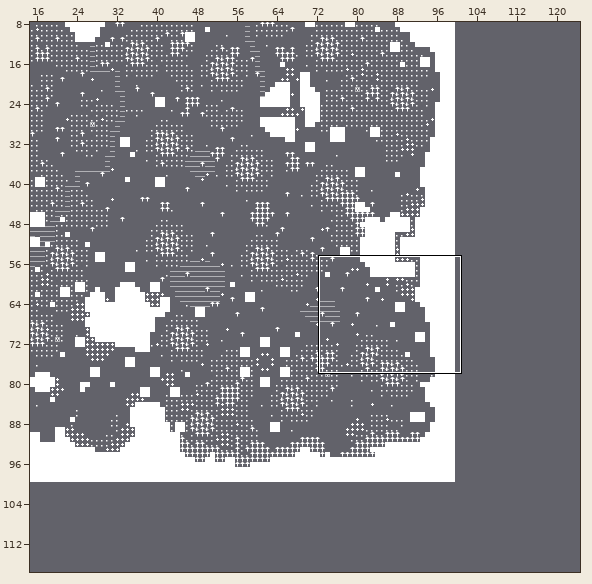
Two states of a Tiled map, raw/map.tmx. The picture above shows the old version from afar; the outline marks the close-up.
Close-up. Before the commit:
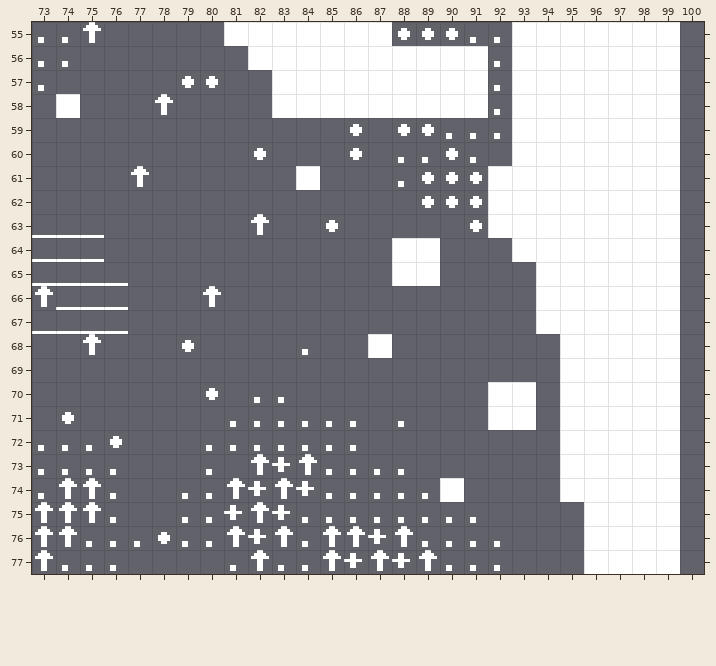
Cells are 8x8 px. Shown: x 73..100, y 55..77. The commit also changed other parts of the map, which this record leaves out. The old version is drawn lined up with the new one.
After:
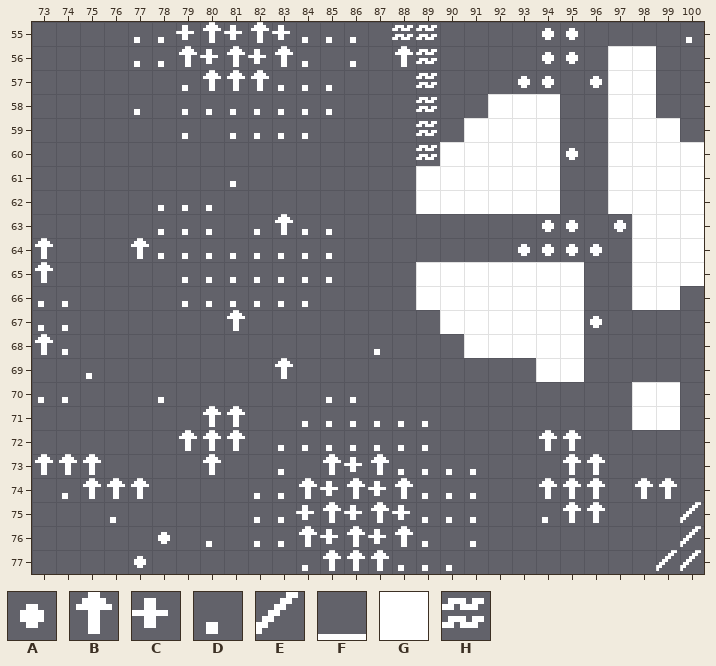
Key: from "cga8x8thick": A 7, B 24, C 43, D 46, E 47, F 95, G 219, H 247.
_ is an empty cell.
Tiles replaced or removed in this view: A, B, C, D, F, G.
Changes in this commit:
Changed rows in their new state; . is an unchanged cell.
map size 100x100 -> 300x200 cells
Layer "Tile Layer 1":
first column x 73:
55 ___.DDCBCBCDDD_HH____AA____D
56 __..DDBCBCBD_D_BH____AA_.._.
57 _.....DBBBDDD___H___AA_A.._.
58 ._..D_DDDDDDD___H__G..__.._.
59 ......D.DDDD._._H_GG..__....
60 ........._..._._HGGG..A_...G
61 ...._...D.._..._GGG...__...G
62 .....DDD........GGG...__...G
63 ___..DDD.DBDD.....___AA_A..G
64 B__.BDDDDDDDD..__...AAAA_..G
65 B___..DDDDDDD.._.GGGG..__..G
66 DD__..DDDDDD....GGGGG..__...
67 DD__....B........GGGG..A___.
68 BD_..._...._..D...GGGG.____.
69 ..D.......B..........G.____.
70 DD...D._.__.DD.....__.___...
71 ._.....BB__...D.D..__.___...
72 ____..BBB_....DDD....BB____.
73 BBB_...B._D_BCB.DDD...BB___.
74 _D.BB.___DDBCBCB.DD..BBB_BB.
75 ___...___DDCBCBC.....DBB___E
76 _____._._DDBC...._._...____E
77 ____A...___..B.DD.__...___EE
Changed places in both close-ups, as pixel boxes (x1, y1, x2, y2):
changed: (32, 22, 704, 574)
